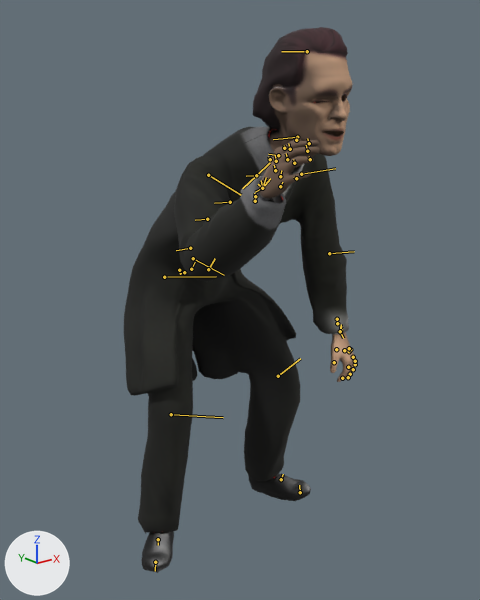
The FBX model NewPhiladelphia2018/Assets/SurveyorAnimated.fbx, before and after one commit.
The view is the same before and after, from a 50 mm camera at (-7.07, -11.23, 7.16) aimed at (0.64, -1.59, 3.3). Lighting does not change. The marker at lower left points along +X, +Y and +Z. Both versions are drawn at frame 467 of the action 'Take 001'; the numbers are the values there. The bones that bend it are drawn over the model as lines.

In view in the first picture: 'SurveyorHead', 'WhiteSurveyorBodyLoPoly'.
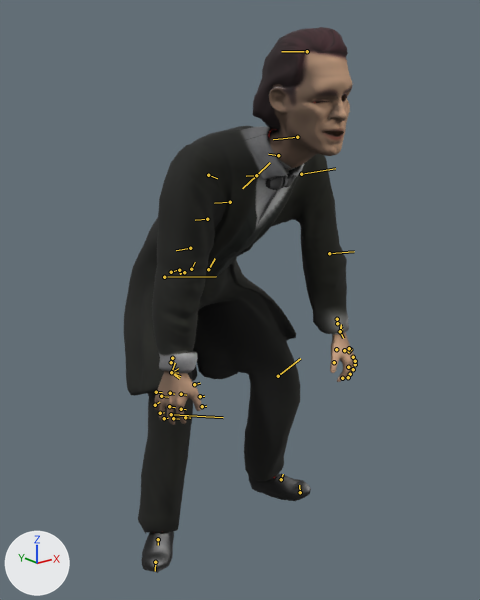
Boxes [x1, y1, x2, y2] around the edits, measured in the pictures (480 x 600 px):
'WhiteSurveyorBodyLoPoly', posed: [124, 126, 355, 573] in both
bone 'Bone014', root to tip: before (208, 175) to (241, 195); after (208, 175) to (217, 178)
bone 'Bone015', root to tip: before (193, 258) to (224, 275); after (171, 272) to (181, 269)

What changed in the scene script:
```text
Change bone_bone014:
    where bone_bone014 = bpy.data.objects['Armature'].pose.bones['Bone014']  # child of 'Bone013'
    bone_bone014.rotation_quaternion: (0.612, 0.331, -0.718, -0.01) -> (0.86, -0.142, -0.487, -0.056)  # degrees (-59, -119, 86) -> degrees (-21, -59, 5)
Change bone_bone015:
    where bone_bone015 = bpy.data.objects['Armature'].pose.bones['Bone015']  # child of 'Bone014'
    bone_bone015.rotation_quaternion: (0.848, -0.002, -0.53, 0.002) -> (0.995, 0.006, 0.102, 0.012)  # degrees (-1, -64, 1) -> degrees (1, 12, 2)
```
